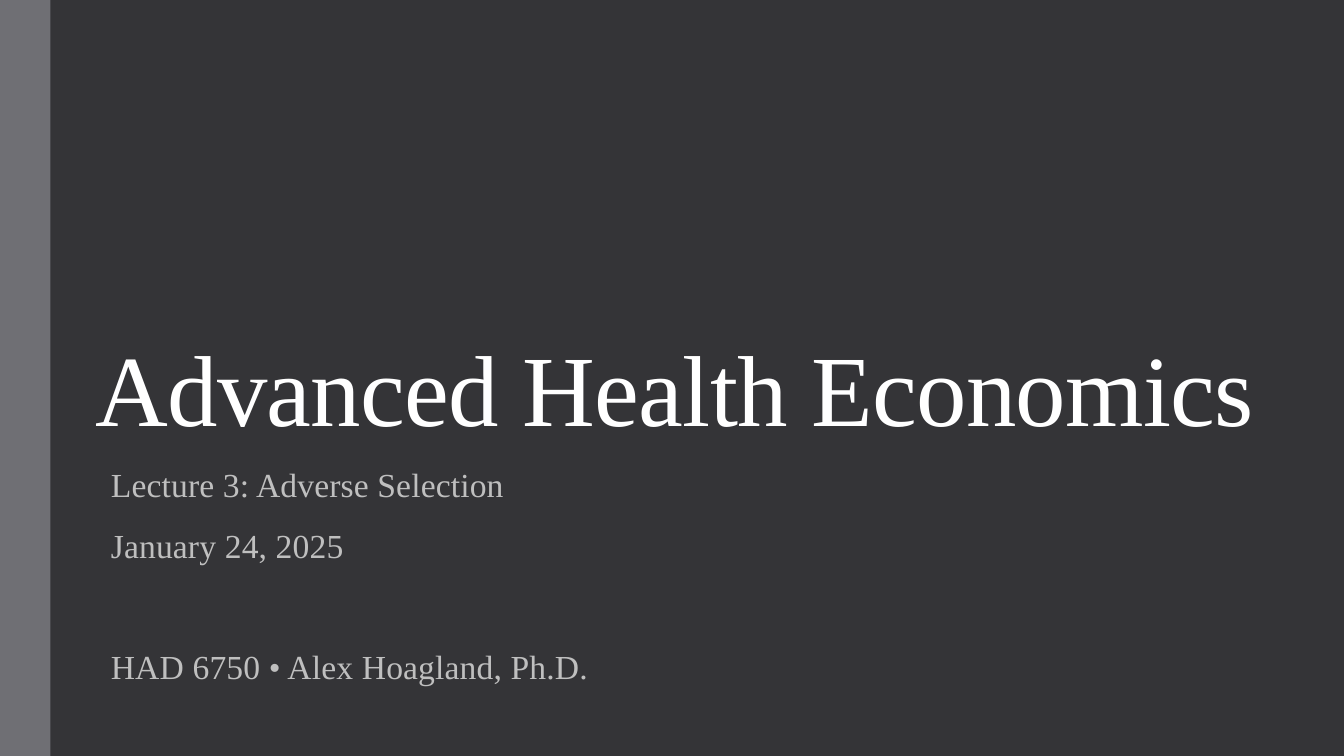
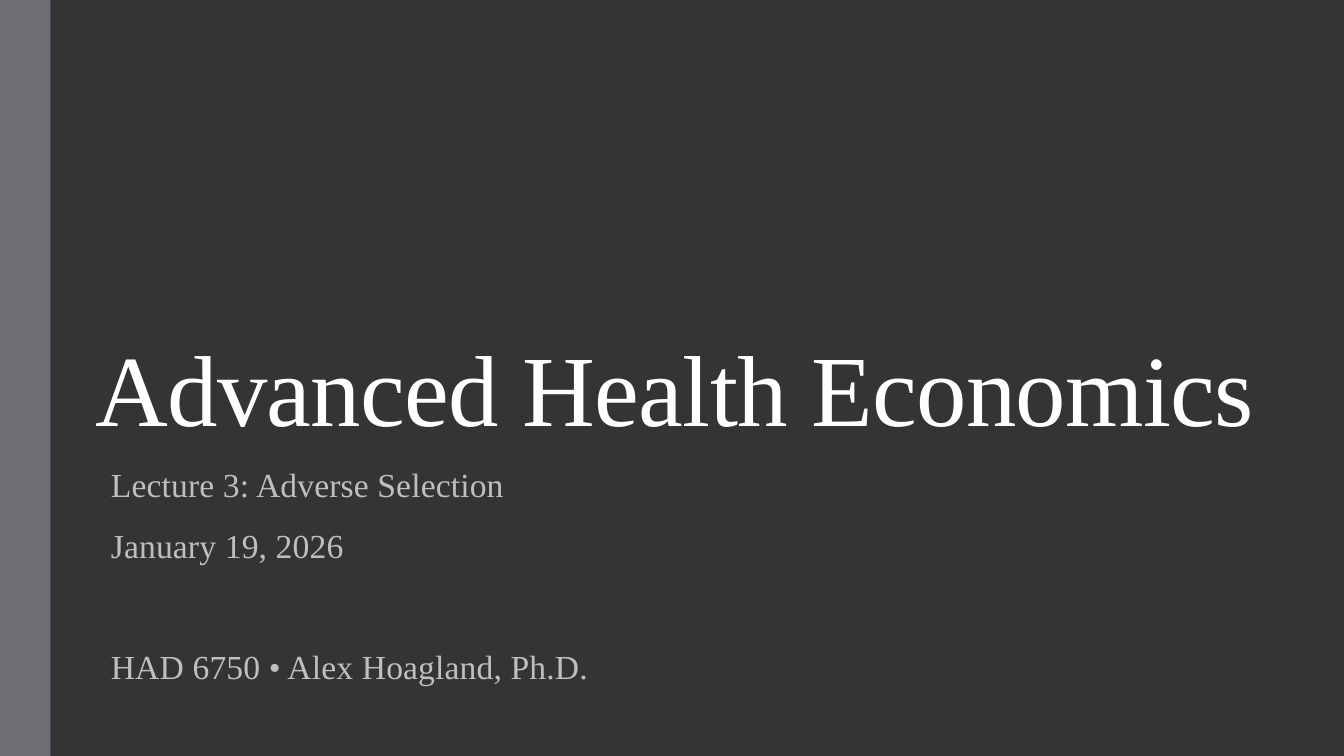
Before and after one commit to alex-hoagland/HAD6750H, a slide deck: slide 1 of Lecture03_AdverseSelection/L3Slides_AdverseSelection.pptx. Drawn at 1344x756 pixels with LibreOffice and Linux fonts; fonts in the diff are those of the drawing. Boxes give left, top, right and bottom in pixels: in the first picture for what was removed or moved away, otherwise in the second. Text is boxed around its words. In the diff, an @@ line names an element or a change of style, - is before the commit and + after.

```diff
--- a/Lecture03_AdverseSelection/L3Slides_AdverseSelection.pptx
+++ b/Lecture03_AdverseSelection/L3Slides_AdverseSelection.pptx
@@ subtitle at [111,535,344,564]: text changed @@
-January 24, 2025
+January 19, 2026
```
Also in this commit, not shown: 4 other files.
